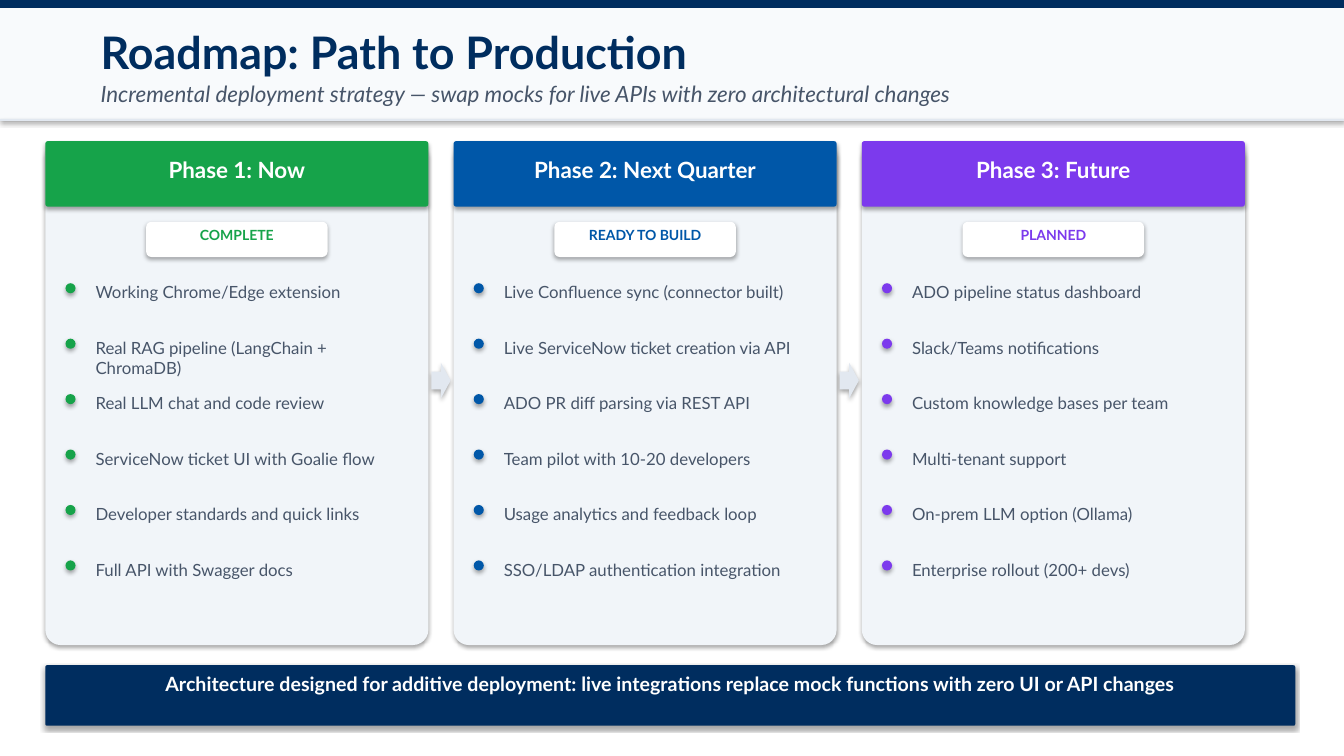
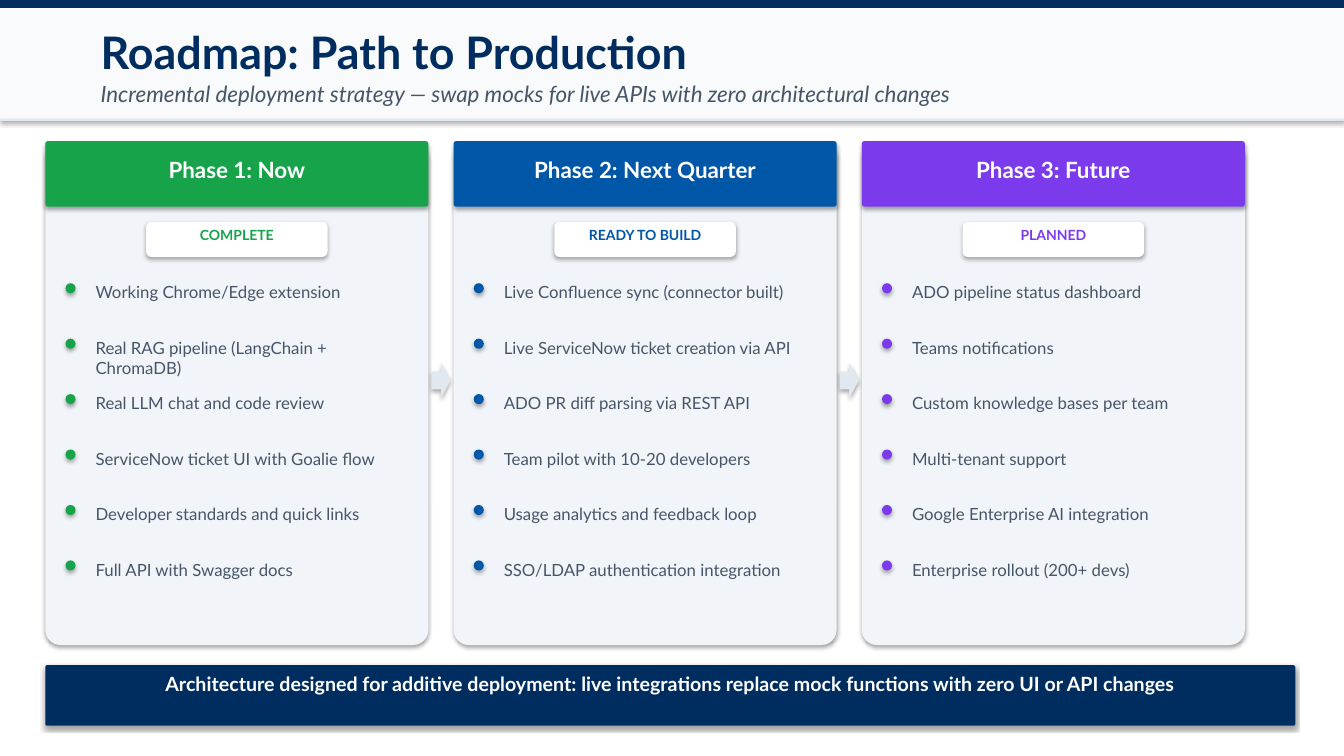
Before and after one commit to abhinavAkey/hackathon-abhinav-akey, a slide deck: slide 10 of Zions_DevKick_Hackathon_Presentation.pptx. Drawn at 1344x756 pixels with LibreOffice and Linux fonts; fonts in the diff are those of the drawing. Boxes give left, top, right and bottom in pixels: in the first picture for what was removed or moved away, otherwise in the second. Text is boxed around its words. In the diff, an @@ line names an element or a change of style, - is before the commit and + after.

```diff
--- a/Zions_DevKick_Hackathon_Presentation.pptx
+++ b/Zions_DevKick_Hackathon_Presentation.pptx
@@ text at box(912, 341, 1053, 354): text changed @@
-Slack/Teams notifications
+Teams notifications
@@ text at box(912, 507, 1148, 523): text changed @@
-On-prem LLM option (Ollama)
+Google Enterprise AI integration
```
Also in this commit, not shown: 7 other slides changed, 8 other files.
